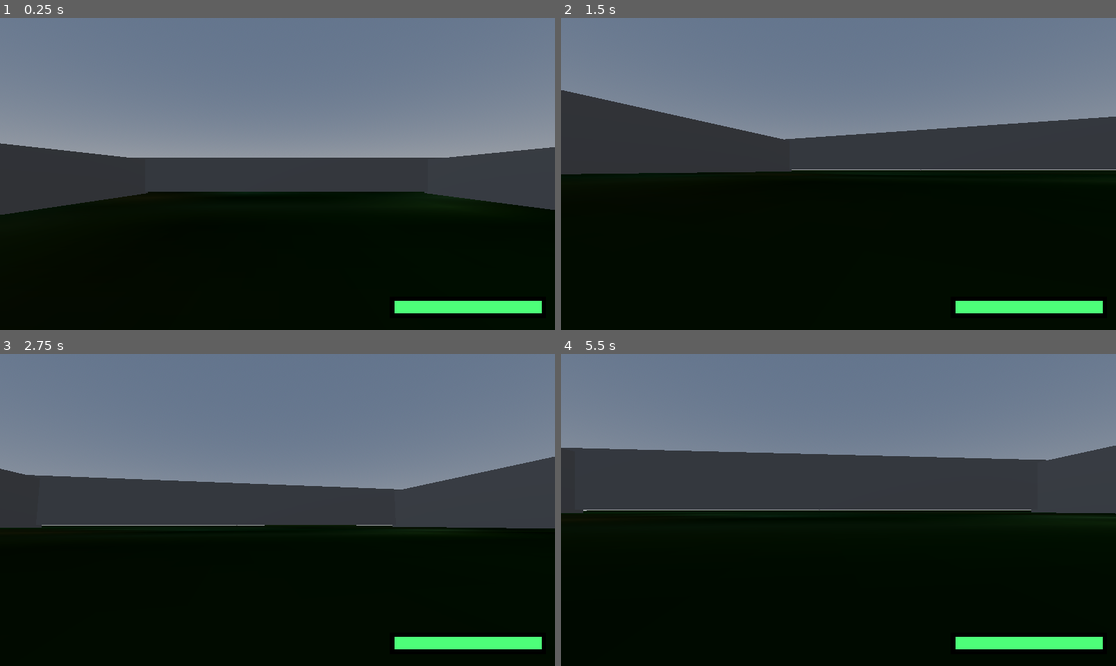
Above: before the commit, frames 1-4 (two rows, left to right).
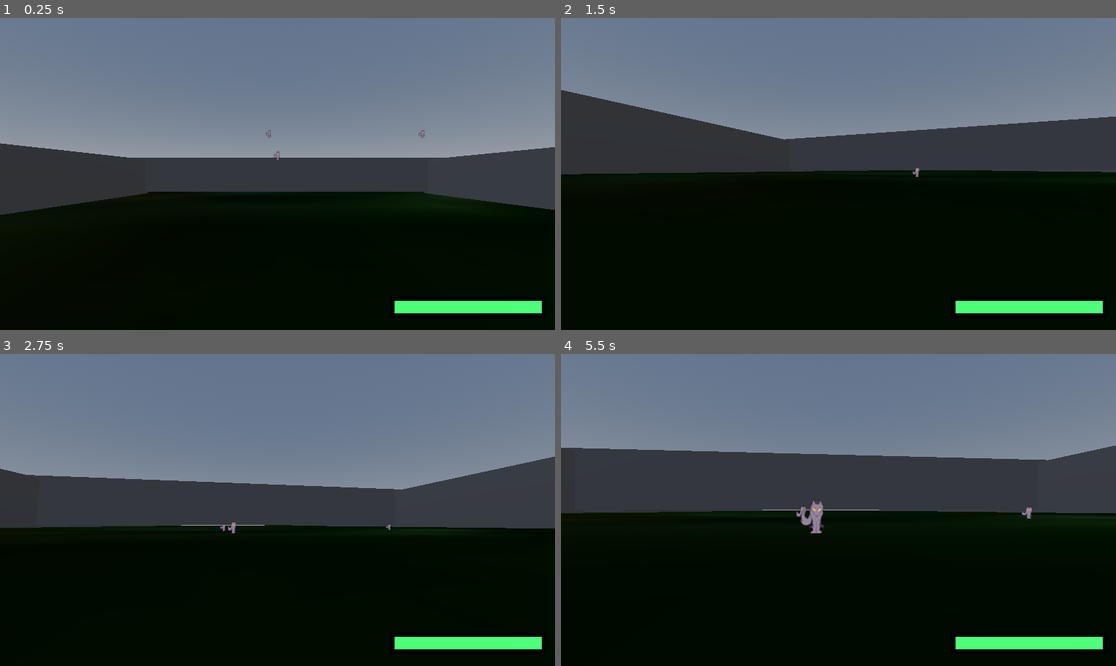
Above: after the commit, the same moments.

Repository: tajsDev/cleanser
Game: Godot game, scene res://Levels/level_one.tscn
Same seed, same stepped clock (60 frames per second), same inputs: the game is played once before the commit and once after it.
Inputs (mouse positions are in pixels of both pictures, inside the frame that each line leads up to):
- Up to frame 1 (0.25 s): no input
- Up to frame 2 (1.5 s): tap Enter (ui_accept) at 0.5, 0.77 s; move the mouse to (866, 174) at 0.52 s; hold Up (ui_up) from 0.53 s (still down); move the mouse to (810, 174) at 1.27 s
- Up to frame 3 (2.75 s): keep holding Up (ui_up); tap Enter (ui_accept) at 1.52 s; move the mouse to (288, 503) at 2.02 s
- Up to frame 4 (5.5 s): keep holding Up (ui_up); move the mouse to (832, 516) at 2.77 s; tap Enter (ui_accept) at 3.02, 3.77, 4.52 s; move the mouse to (877, 513) at 3.52 s; move the mouse to (794, 506) at 4.27 s; move the mouse to (844, 510) at 5.02 s

The runs differ from the first frame. In frame 1, less than 0.1% of the frame differs, in the area x 47-77%, y 35-46%; in frame 2, 0.3%; in frame 3, 0.3%; in frame 4, 0.7%, in the area x 4-85%, y 46-58%.

Commit message:
first level and enemies created

Diff:
--- a/Levels/level_one.tscn
+++ b/Levels/level_one.tscn
@@ -4,8 +4,6 @@
 [ext_resource type="Script" path="res://Scripts/spawner.gd" id="1_qes0c"]
 [ext_resource type="PackedScene" uid="uid://busavbu5ruen3" path="res://Enemies/wolf.tscn" id="2_1ccay"]
 [ext_resource type="Texture2D" uid="uid://bv0vnbven5rgd" path="res://Assets/Images/grass_lowres.png" id="3_10vvo"]
-
-[sub_resource type="BoxMesh" id="BoxMesh_oryo4"]
 
 [sub_resource type="NavigationMesh" id="NavigationMesh_2683e"]
 vertices = PackedVector3Array(-49.5, -326.191, -49.5, -49.5, -326.191, 49.5, 49.5, -326.191, 49.5, 49.5, -326.191, -49.5)
@@ -24,15 +22,18 @@
 
 [sub_resource type="BoxShape3D" id="BoxShape3D_mn6p3"]
 
+[sub_resource type="BoxMesh" id="BoxMesh_oryo4"]
+
 [node name="Node3D" type="Node3D"]
 
-[node name="Walls" type="MeshInstance3D" parent="."]
-transform = Transform3D(100, 0, 0, 0, 10, 0, 0, 0, 10, 1.87384, 1.48737, 417.372)
-mesh = SubResource("BoxMesh_oryo4")
-skeleton = NodePath("../Player")
+[node name="Spawner2" type="Node3D" parent="." node_paths=PackedStringArray("Player")]
+transform = Transform3D(1, 0, 0, 0, 1, 0, 0, 0, 1, 46.4218, 16.4736, 312.596)
+script = ExtResource("1_qes0c")
+Player = NodePath("../Player")
+mob_scene = ExtResource("2_1ccay")
 
 [node name="Spawner" type="Node3D" parent="." node_paths=PackedStringArray("Player")]
-transform = Transform3D(1, 0, 0, 0, 1, 0, 0, 0, 1, 0, 8.2368, -43.2625)
+transform = Transform3D(1, 0, 0, 0, 1, 0, 0, 0, 1, 0, 8.2368, 325.636)
 script = ExtResource("1_qes0c")
 Player = NodePath("../Player")
 mob_scene = ExtResource("2_1ccay")
@@ -59,17 +60,53 @@
 transform = Transform3D(1, 0, 0, 0, 1, 0, 0, 0, 1, 0, 1.48737, 378.167)
 slide_on_ceiling = false
 
-[node name="Walls2" type="MeshInstance3D" parent="."]
+[node name="Node3D" type="Node3D" parent="."]
+
+[node name="Walls2" type="MeshInstance3D" parent="Node3D"]
 transform = Transform3D(-4.37114e-06, -10, 0, -4.37114e-06, 1.91069e-14, -10, 100, -4.37114e-07, -4.37114e-07, 49.042, 0.933586, 366.921)
 mesh = SubResource("BoxMesh_oryo4")
-skeleton = NodePath("../Player")
+skeleton = NodePath("../../Player")
 
-[node name="Walls3" type="MeshInstance3D" parent="."]
+[node name="Walls3" type="MeshInstance3D" parent="Node3D"]
 transform = Transform3D(-4.37114e-06, -10, 0, -4.37114e-06, 1.91069e-14, -10, 100, -4.37114e-07, -4.37114e-07, -43.7165, 0.933586, 366.921)
 mesh = SubResource("BoxMesh_oryo4")
-skeleton = NodePath("../Player")
+skeleton = NodePath("../../Player")
 
-[node name="Walls4" type="MeshInstance3D" parent="."]
+[node name="Walls4" type="MeshInstance3D" parent="Node3D"]
 transform = Transform3D(100, 0, 0, 0, 10, 0, 0, 0, 10, 1.87384, 1.48737, 313.125)
 mesh = SubResource("BoxMesh_oryo4")
-skeleton = NodePath("../Player")
+skeleton = NodePath("../../Player")
+
+[node name="Walls" type="MeshInstance3D" parent="Node3D"]
+transform = Transform3D(100, 0, 0, 0, 10, 0, 0, 0, 10, 1.87384, 1.48737, 417.372)
+mesh = SubResource("BoxMesh_oryo4")
+skeleton = NodePath("../../Player")
+
+[node name="Node3D2" type="Node3D" parent="."]
+transform = Transform3D(1, 0, 0, 0, 1, 0, 0, 0, 1, 0, 0, -106.789)
+
+[node name="Walls2" type="MeshInstance3D" parent="Node3D2"]
+transform = Transform3D(-4.37114e-06, -10, 0, -4.37114e-06, 1.91069e-14, -10, 100, -4.37114e-07, -4.37114e-07, 49.042, 0.933586, 366.921)
+mesh = SubResource("BoxMesh_oryo4")
+skeleton = NodePath("../../Player")
+
+[node name="Walls3" type="MeshInstance3D" parent="Node3D2"]
+transform = Transform3D(-4.37114e-06, -10, 0, -4.37114e-06, 1.91069e-14, -10, 100, -4.37114e-07, -4.37114e-07, -43.7165, 0.933586, 366.921)
+mesh = SubResource("BoxMesh_oryo4")
+skeleton = NodePath("../../Player")
+
+[node name="Walls4" type="MeshInstance3D" parent="Node3D2"]
+transform = Transform3D(100, 0, 0, 0, 10, 0, 0, 0, 10, 1.87384, 1.48737, 313.125)
+mesh = SubResource("BoxMesh_oryo4")
+skeleton = NodePath("../../Player")
+
+[node name="Walls" type="MeshInstance3D" parent="Node3D2"]
+transform = Transform3D(100, 0, 0, 0, 10, 0, 0, 0, 10, 1.87384, 1.48737, 417.372)
+mesh = SubResource("BoxMesh_oryo4")
+skeleton = NodePath("../../Player")
+
+[node name="Spawner3" type="Node3D" parent="." node_paths=PackedStringArray("Player")]
+transform = Transform3D(1, 0, 0, 0, 1, 0, 0, 0, 1, -2.70766, 16.4736, 312.596)
+script = ExtResource("1_qes0c")
+Player = NodePath("../Player")
+mob_scene = ExtResource("2_1ccay")
--- a/Player/player.tscn
+++ b/Player/player.tscn
@@ -69,7 +69,7 @@
 max_value = 0.0
 show_percentage = false
 
-[node name="HealthBar" type="ProgressBar" parent="Camera3D/CanvasLayer"]
+[node name="HealthBar" type="ProgressBar" parent="Camera3D/CanvasLayer" node_paths=PackedStringArray("health_mang")]
 anchors_preset = 3
 anchor_left = 1.0
 anchor_top = 1.0
@@ -87,9 +87,10 @@
 value = 100.0
 show_percentage = false
 script = ExtResource("3_qw161")
+health_mang = NodePath("../../../Area3D/HealthManager")
 
 [node name="cleanse_book" type="Node3D" parent="Camera3D" node_paths=PackedStringArray("cam")]
-transform = Transform3D(1, 0, 0, 0, 1, 0, 0, 0, 1, 0, 0.0189483, -0.236415)
+transform = Transform3D(1, 0, 0, 0, 1, 0, 0, 0, 1, 0, 0.0189483, -1.8336)
 script = ExtResource("3_gbmod")
 cleanse_spell = ExtResource("4_6e4mh")
 cam = NodePath("..")
@@ -102,6 +103,7 @@
 skeleton = NodePath("../..")
 
 [node name="Area3D" type="Area3D" parent="."]
+transform = Transform3D(1, 0, 0, 0, 1, 0, 0, 0, 1, 0, 0, -0.0481567)
 script = ExtResource("5_wq1dv")
 
 [node name="HealthManager" type="Node3D" parent="Area3D"]
--- a/Scripts/cleanse_book.gd
+++ b/Scripts/cleanse_book.gd
@@ -3,6 +3,7 @@
 @export var cam: Camera3D
 var direction
 var speed = 10.0
+
 func _physics_process(_delta):
 	if Input.is_action_just_pressed("ui_cleanse"):
 		var spell = cleanse_spell.instantiate()
--- a/Scripts/cleanse_spell.gd
+++ b/Scripts/cleanse_spell.gd
@@ -4,6 +4,7 @@
 var direction: Vector3
 
 func _ready() -> void:
+	print(position)
 	direction = -transform.basis.z.normalized()
 
 func _physics_process(delta: float) -> void:
--- a/Scripts/enemy_hit.gd
+++ b/Scripts/enemy_hit.gd
@@ -15,11 +15,9 @@
 
 func _on_area_entered(area: Area3D) -> void:
 	if(area.is_in_group("projectile")):
-		if(health_mang.cur_health < 50):
-			emit_signal("changed")
-		else:
-			_on_health_manager_hurts()
-
+		_on_health_manager_hurts()
+	elif (area.is_in_group("healing")):
+		emit_signal("changed")
 
 func _on_health_manager_hurts() -> void:
 	if(!bubble_on):
--- a/Scripts/health_bar.gd
+++ b/Scripts/health_bar.gd
@@ -1,13 +1,12 @@
 extends Control
 
 @export var health_mang:Node3D
-@onready var health_bar = $HealthBar
+@onready var health_bar = $ProgressBar
 
 func _ready():
 	# Initialize the health bar.
-	update_health_bar()
+	pass
 
 func update_health_bar():
-	#var curr_health = clamp(health_mang.current_health, 0, health_mang.max_health)
-	#health_bar.value = curr_health
-	pass
+	var curr_health = clamp(health_mang.cur_health, 0, health_mang.max_health)
+	health_bar.value = curr_health
--- a/Scripts/health_manager.gd
+++ b/Scripts/health_manager.gd
@@ -7,7 +7,7 @@
 signal gibbed
 #this works
 @export var max_health = 100
-var cur_health = 1
+@export var cur_health = 1
 
 func _ready():
 	init()
